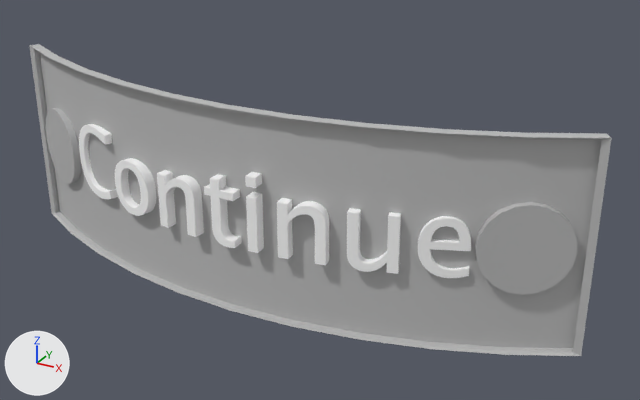
The FBX model project/Assets/SandBox/AlexSandBox/MainMenuScene/tin_plate_Continue.fbx as it was, and as the next commit left it.
Both versions are drawn from a 50 mm camera at (0.662, -1.926, 1.719) aimed at (0.087, -0.88, 1.196). Arrows for +X, +Y and +Z are at lower left; the lights stay in place. Where no turn or scale is listed for an object, it has been applied to the vertices.

In view in the first picture: 'bolt_left', 'bolt_right', 'tin_plate', 'typeMesh1'.
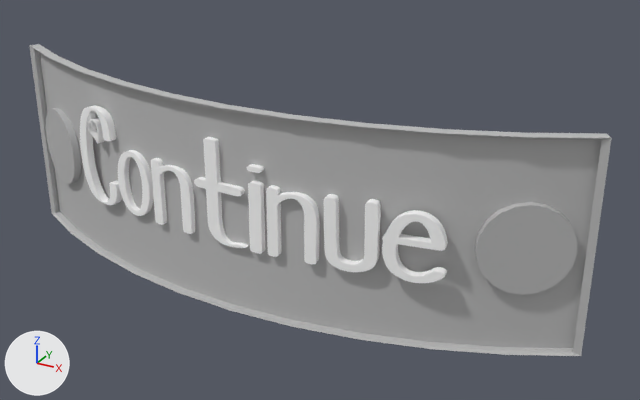
Edits to the bpy script that builds the scene:
```text
Add me_mesh_003_1:
    me_mesh_003_1.from_pydata(...)  # 6775 vertices, 6732 faces; spans x -0.305..0.314, y -0.012..0.037, z 0.0..0.158
    me_mesh_003_1.materials.append(mat_typeblinn)  # white #ffffff
Remove ob_typemesh1:
    ob_typemesh1 = bpy.data.objects.new('typeMesh1', me_mesh_003)
    ob_typemesh1.location = (-0.005, -0.975, 1.153)
Add ob_tin_name:
    ob_tin_name = bpy.data.objects.new('tin_name', me_mesh_003_1)
    ob_tin_name.location = (0.0, -0.978, 1.148)
```

Pixel boxes (x1, y1, x2, y2) of what changed, in the pictures (640 x 400 px):
'tin_name', added: after (80, 105, 448, 283)
'typeMesh1', deleted: before (79, 124, 471, 278)
